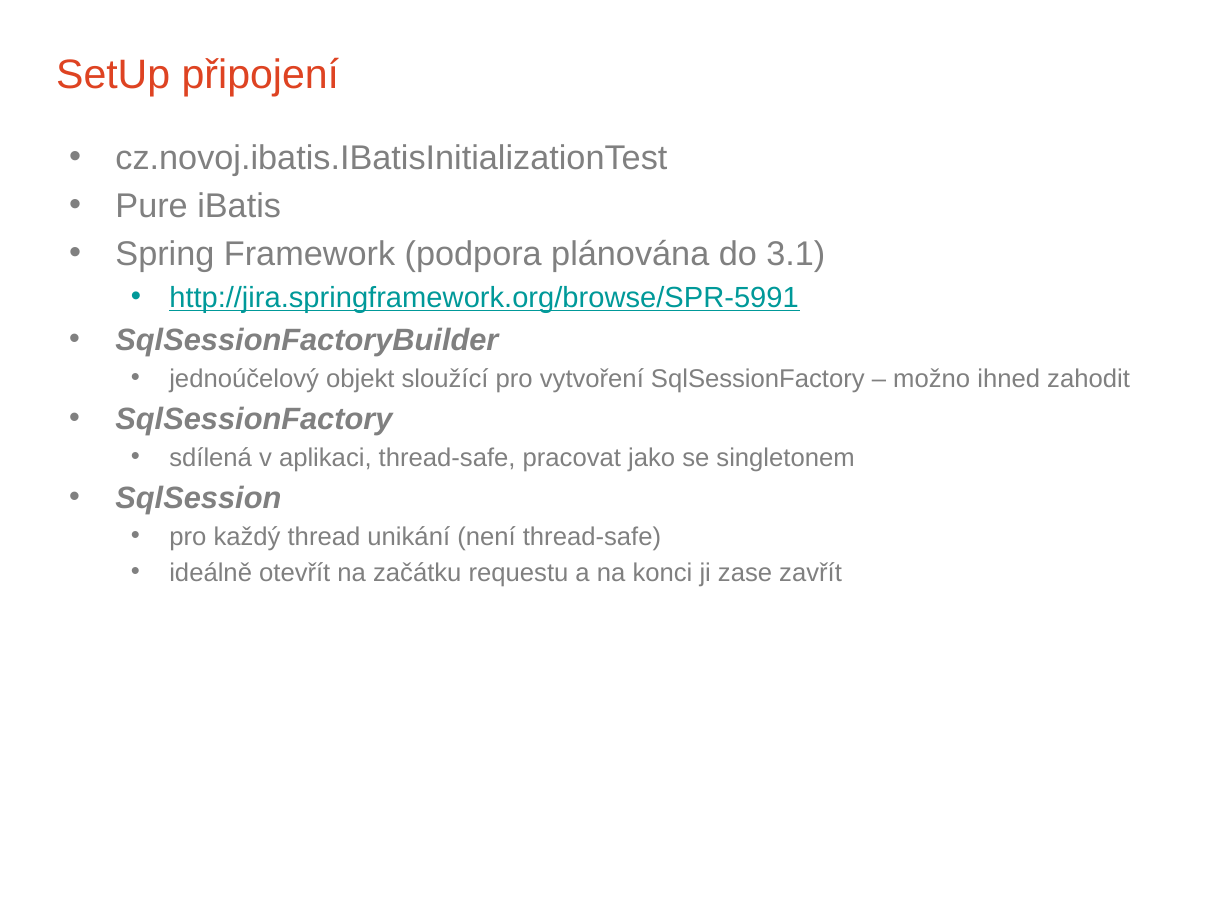
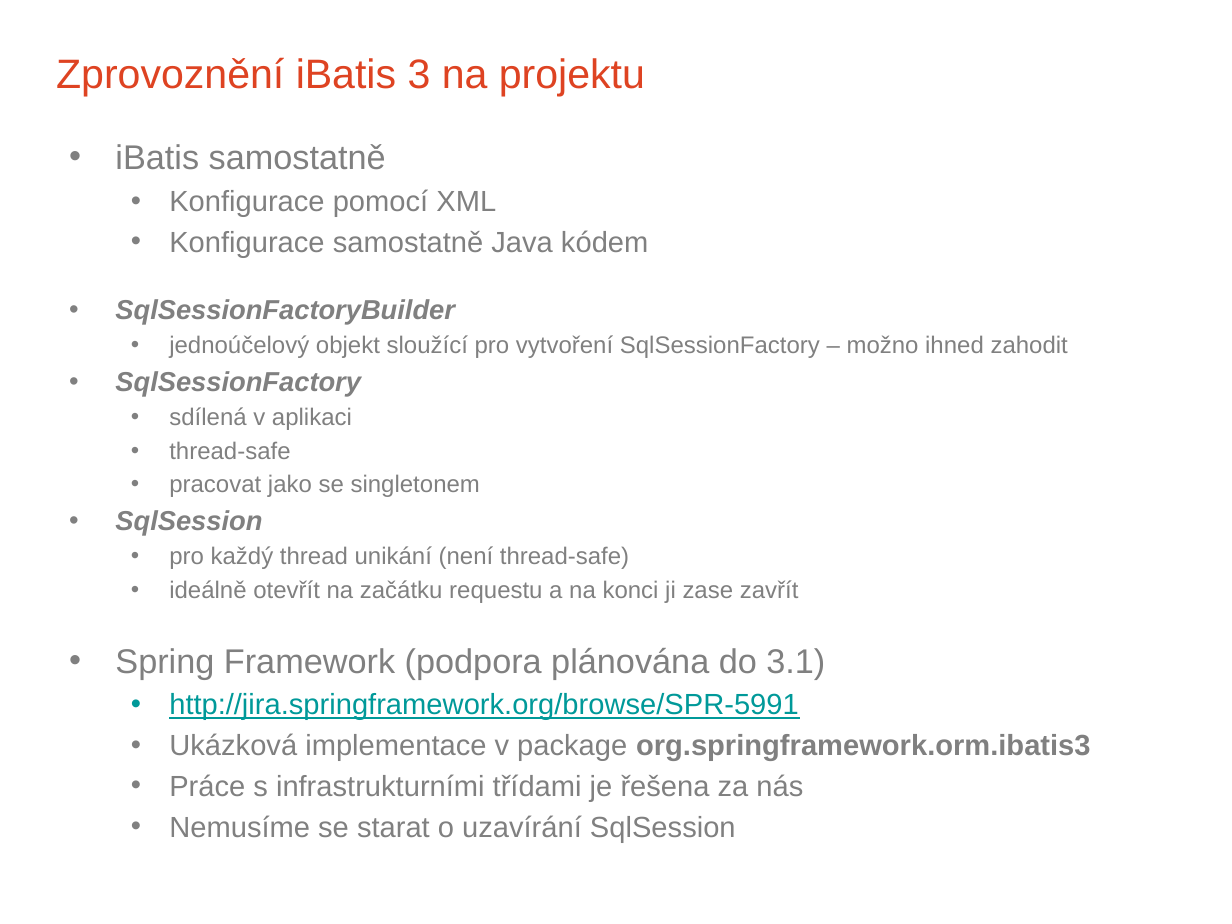
Before and after one commit to novoj/iBatisWorkShop, a slide deck: slide 4 of docs/iBatis 3 Workskop CZJUG.pptx (slide 2 before the commit). Drawn at 1232x924 pixels with LibreOffice and Linux fonts; fonts in the diff are those of the drawing; background and template pictures are left out. Boxes give left, top, right and bottom in pixels: in the first picture for what was removed or moved away, otherwise in the second. Text is boxed around its words. In the diff, an @@ line names an element or a change of style, - is before the commit and + after.

Commit message:
Presentation completed.

```diff
--- a/docs/iBatis 3 Workskop CZJUG.pptx
+++ b/docs/iBatis 3 Workskop CZJUG.pptx
@@ title at box(56, 57, 645, 96): text changed @@
-SetUp připojení
+Zprovoznění iBatis 3 na projektu
@@ text at box(115, 144, 648, 257): text changed; size 20 to 17 pt @@
-• cz.novoj.ibatis.IBatisInitializationTest
-• Pure iBatis
-• Spring Framework (podpora plánována do 3.1)
-  • http://jira.springframework.org/browse/SPR-5991
+• iBatis samostatně
+  • Konfigurace pomocí XML
+  • Konfigurace samostatně Java kódem
@@ text at box(115, 299, 1068, 603): size 18 to 16 pt in "SqlSessionFactoryBuilder", "SqlSessionFactory", "SqlSession"; size 15 to 14 pt in "jednoúčelový objekt sloužící pro vytvoření SqlSessionFactory ...", "pro každý thread unikání (není thread-safe)", "ideálně otevřít na začátku requestu a na ..." @@
@@ text at box(169, 407, 480, 497): text changed; size 15 to 14 pt @@
-  • sdílená v aplikaci, thread-safe, pracovat jako se singletonem
+  • sdílená v aplikaci
+  • thread-safe
+  • pracovat jako se singletonem
@@ text at box(115, 648, 1091, 842): paragraphs added @@
+• Spring Framework (podpora plánována do 3.1)
+  • http://jira.springframework.org/browse/SPR-5991
+  • Ukázková implementace v package org.springframework.orm.ibatis3
+  • Práce s infrastrukturními třídami je řešena za nás
+  • Nemusíme se starat o uzavírání SqlSession
```
Also in this commit, not shown: 3 other slides changed, 9 slides added.
